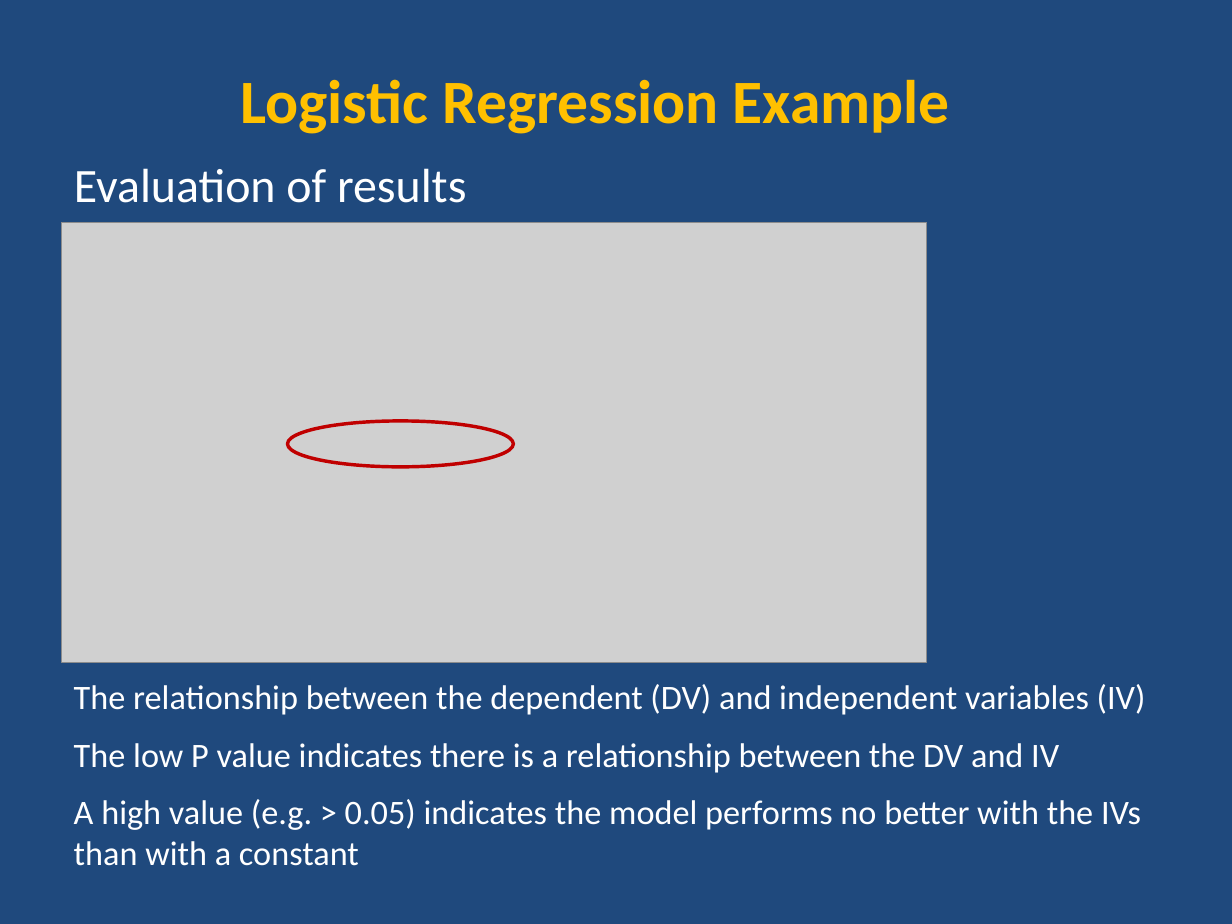
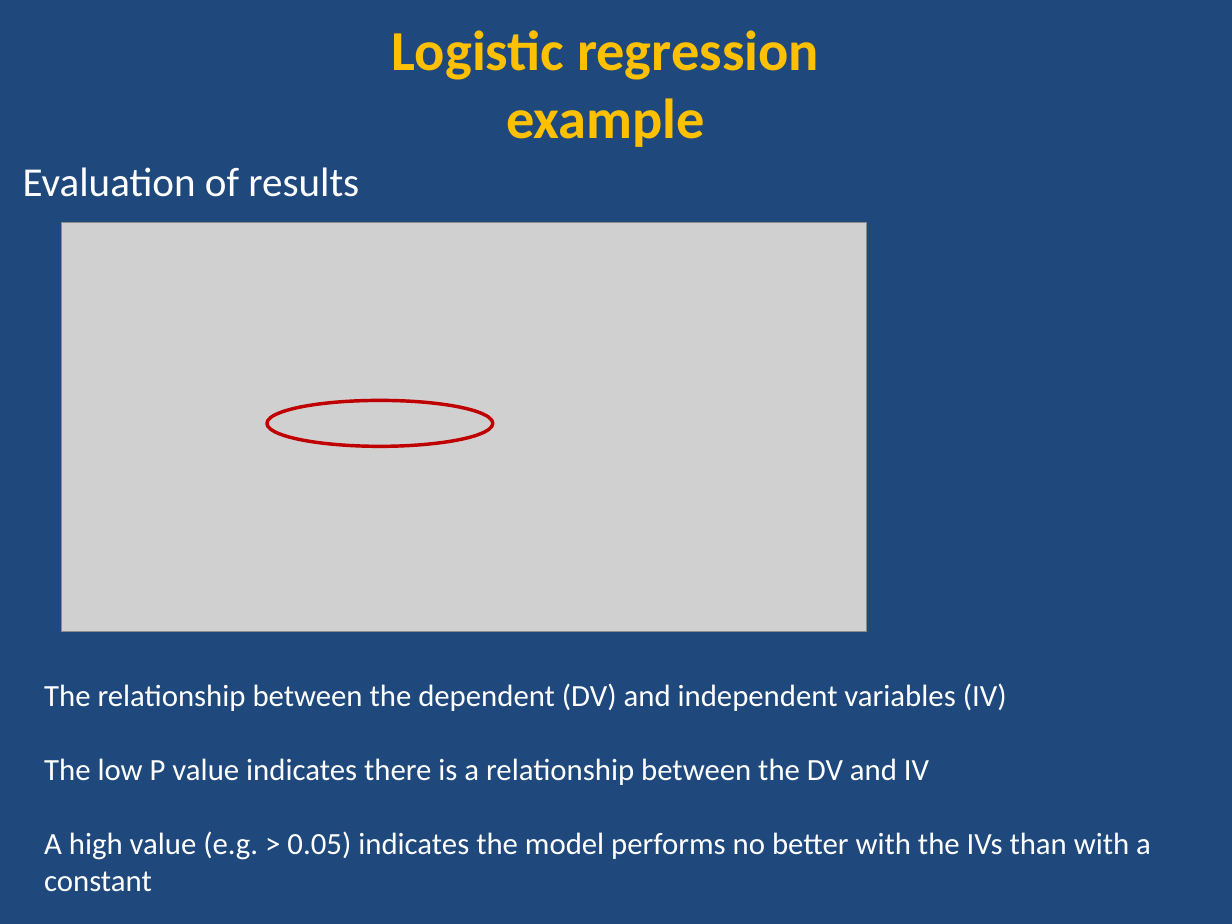
Before and after one commit to ncss-tech/stats_for_soil_survey, a slide deck: slide 11 of presentations/7_logistic_regression/Logistic.pptx (slide 10 before the commit). Drawn at 1232x924 pixels with LibreOffice and Linux fonts; fonts in the diff are those of the drawing; grey boxes stand for pictures. Boxes give left, top, right and bottom in pixels: in the first picture for what was removed or moved away, otherwise in the second. Text is boxed around its words. In the diff, an @@ line names an element or a change of style, - is before the commit and + after.

```diff
--- a/presentations/7_logistic_regression/Logistic.pptx
+++ b/presentations/7_logistic_regression/Logistic.pptx
@@ text at <box>392,30,819,147</box>: text changed; size 36 to 33 pt @@
-Logistic Regression Example
+Logistic regression
+example
@@ text "Evaluation of results": place and size @@
-text "Evaluation of results" at <box>74,168,466,203</box>
+text "Evaluation of results" at <box>23,167,359,197</box>
@@ text "Evaluation of results" at <box>23,167,359,197</box>: size 28 to 24 pt @@
@@ picture: place and size @@
-picture at <box>62,222,926,662</box>
+picture at <box>62,222,866,631</box>
@@ ellipse: place and size @@
-ellipse at <box>287,421,513,467</box>
+ellipse at <box>267,400,493,446</box>
@@ text "The relationship between the dependent ...": place and size @@
-text "The relationship between the dependent ..." at <box>74,684,1146,866</box>
+text "The relationship between the dependent ..." at <box>44,683,1151,892</box>
@@ text at <box>44,683,1007,785</box>: size 20 to 18 pt in "The relationship between the dependent (DV) and ...", "The low P value indicates there is ..." @@
@@ text at <box>44,831,1151,892</box>: text changed; size 20 to 18 pt @@
-A high value (e.g. > 0.05) indicates the model performs no better with the IVs than with a constant
+A high value (e.g. > 0.05) indicates the model performs no better with the IVs than with a
+constant
```
Also in this commit, not shown: 26 other slides changed, 4 slides added.
